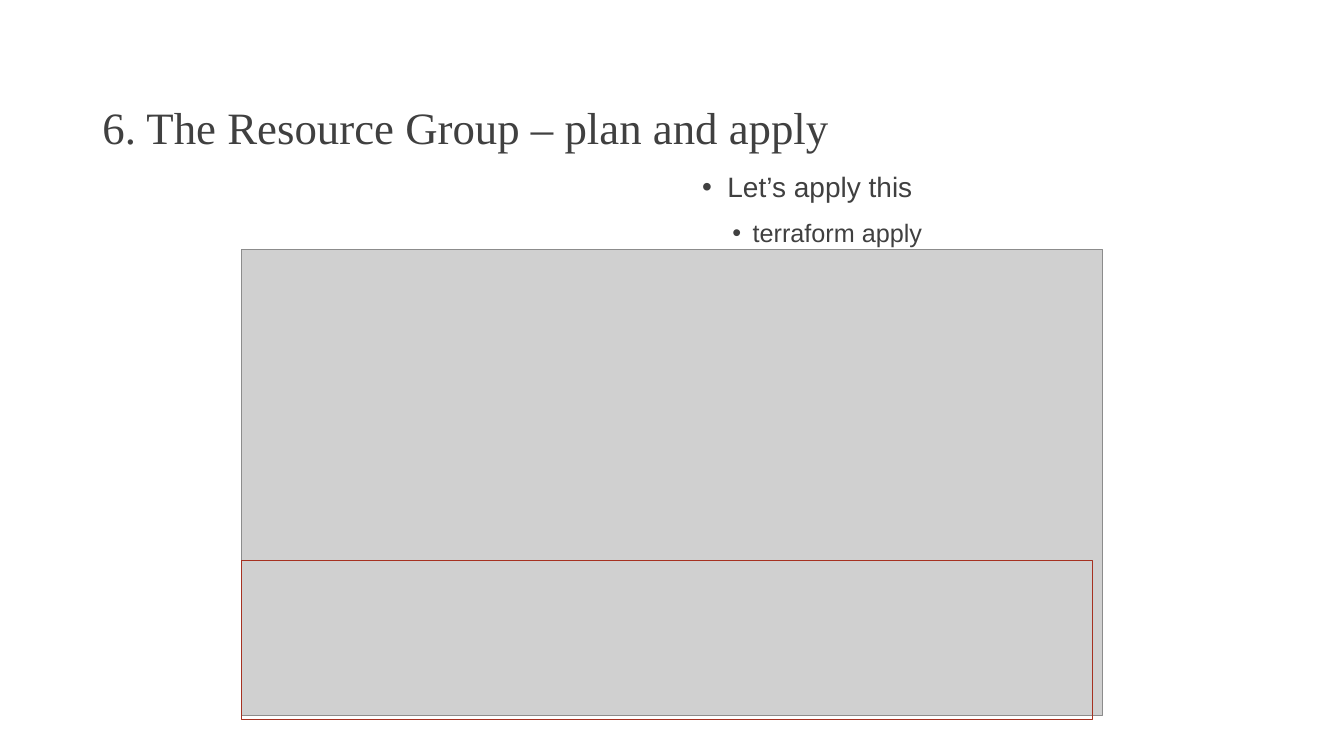
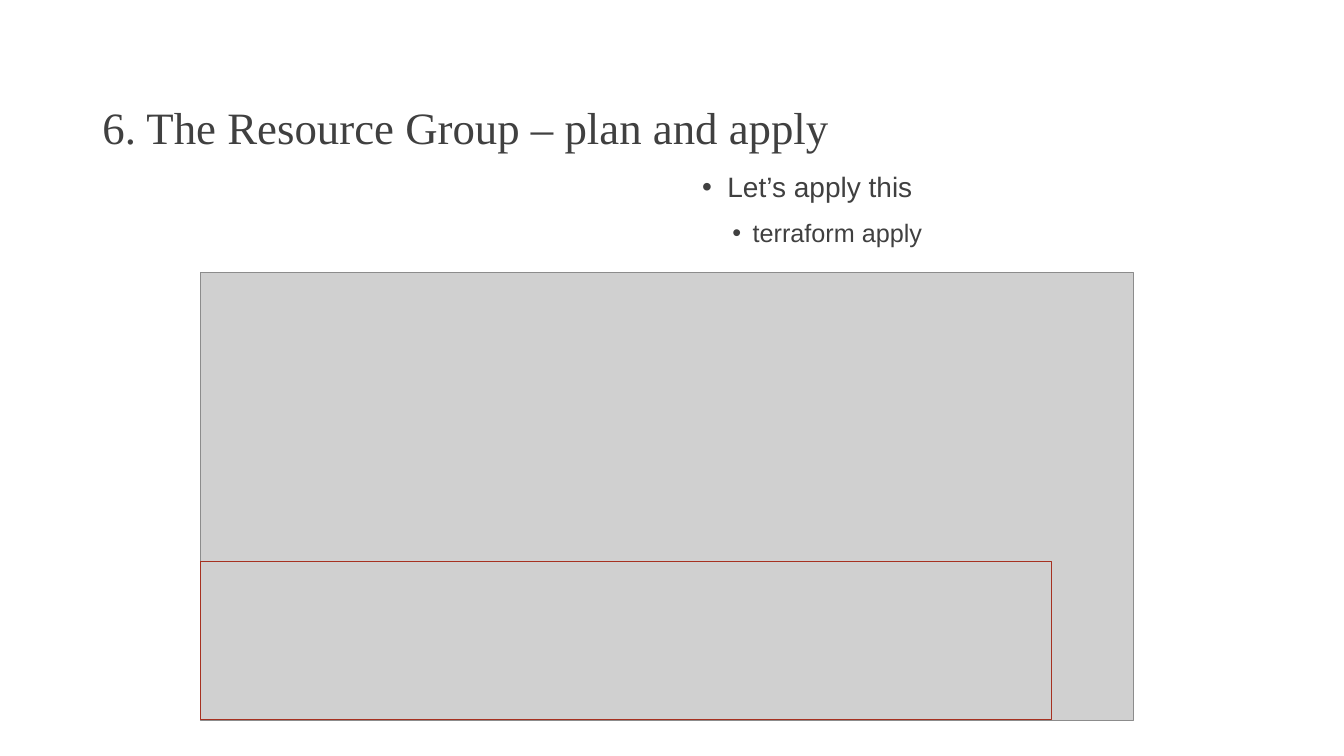
Before and after one commit to johnverbiest/Terraform101-KnowledgeShare, a slide deck: slide 19 of Terraform 101.pptx. Drawn at 1344x756 pixels with LibreOffice and Linux fonts; fonts in the diff are those of the drawing; grey boxes stand for pictures; background and template pictures are left out. Boxes give left, top, right and bottom in pixels: in the first picture for what was removed or moved away, otherwise in the second. Text is boxed around its words. In the diff, an @@ line names an element or a change of style, - is before the commit and + after.

Commit message:
Updated ppt for the new resource group name

```diff
--- a/Terraform 101.pptx
+++ b/Terraform 101.pptx
@@ picture: place and size @@
-picture at bbox=[241, 249, 1103, 716]
+picture at bbox=[201, 272, 1133, 720]
@@ rectangle: place and size @@
-rectangle at bbox=[241, 561, 1093, 719]
+rectangle at bbox=[201, 562, 1053, 720]
```
Also in this commit, not shown: 1 other slide changed.
